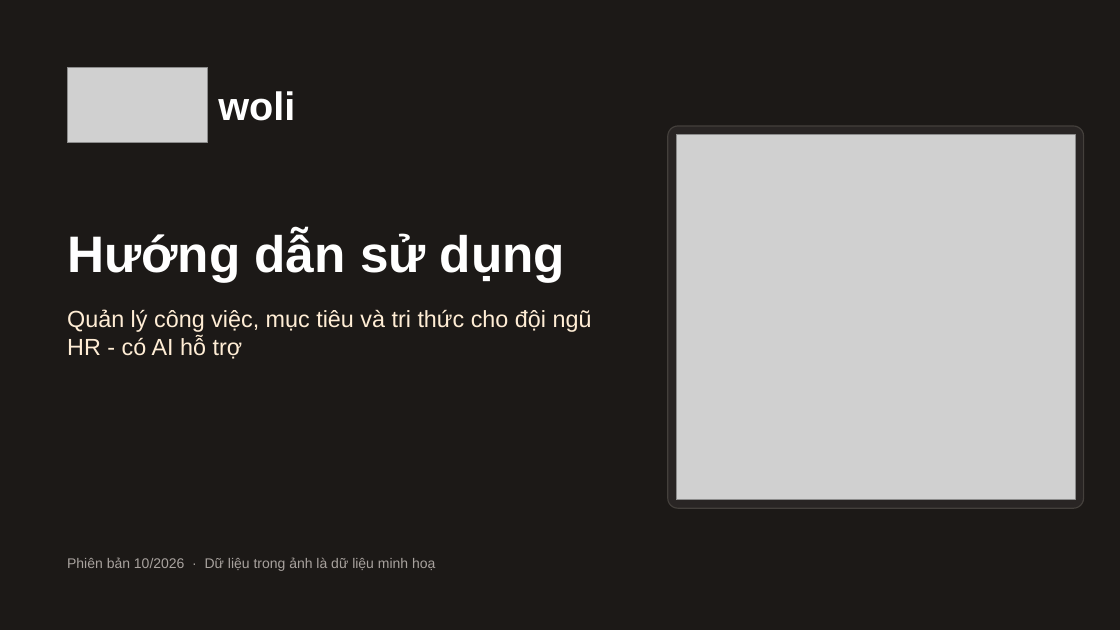
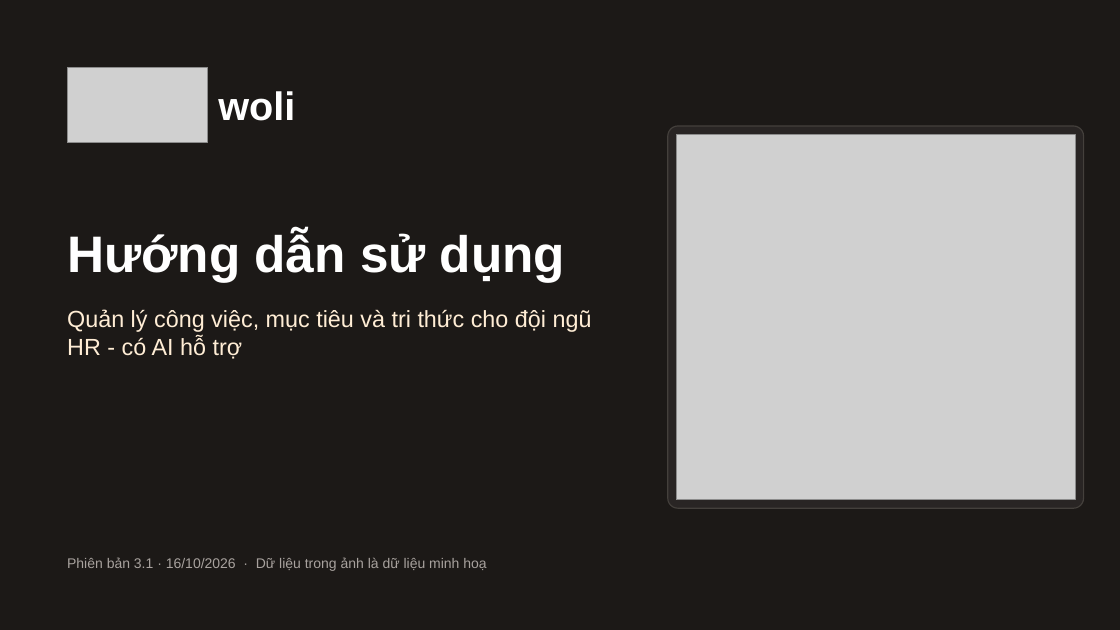
Before and after one commit to diuthihieu/hr-task-managent-CL, a slide deck: slide 1 of docs/woli-Huong-dan-su-dung.pptx. Drawn at 1120x630 pixels with LibreOffice and Linux fonts; fonts in the diff are those of the drawing; grey boxes stand for pictures. Boxes give left, top, right and bottom in pixels: in the first picture for what was removed or moved away, otherwise in the second. Text is boxed around its words. In the diff, an @@ line names an element or a change of style, - is before the commit and + after.

```diff
--- a/docs/woli-Huong-dan-su-dung.pptx
+++ b/docs/woli-Huong-dan-su-dung.pptx
@@ text at box(67, 557, 486, 571): text changed @@
-Phiên bản 10/2026 · Dữ liệu trong ảnh là dữ liệu minh hoạ
+Phiên bản 3.1 · 16/10/2026 · Dữ liệu trong ảnh là dữ liệu minh hoạ
```
Also in this commit, not shown: 2 other slides changed, 5 slides added, 5 other files.
